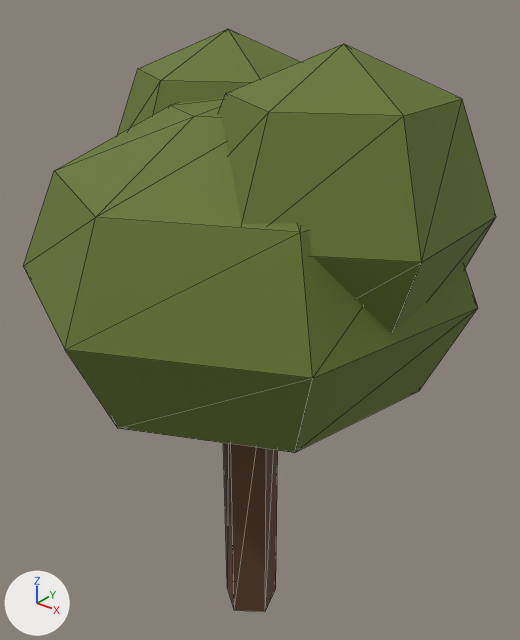
What one commit did to the glTF model land_tree_olive.glb.
Rendered twice from a 50 mm lens placed at (4.57, -5.52, 7.59), pointed at (-0.06, 0.27, 4.0). The lights are fixed; the arrows at lower left show +X, +Y and +Z. The older version comes first. Mesh edges are drawn as thin lines. Vertices at exactly the same position are counted once.

The older version as bpy lines, for what is in view:
```python
me_mesh_0 = bpy.data.meshes.new('Mesh_0')
me_mesh_0.from_pydata(...)  # 106 vertices, 164 faces; spans x -2.34..2.34, y -2.4..2.16, z 0.0..7.03
# faces by material slot: [15, 149]
me_mesh_0.materials.append(mat_land_trunk)  # brown #5c3d24
me_mesh_0.materials.append(mat_land_leaf_olive)  # dark green #667630
ob_mesh_0 = bpy.data.objects.new('Mesh_0', me_mesh_0)
ob_mesh_0.location = (0.0, 0.0, 0.0)
```
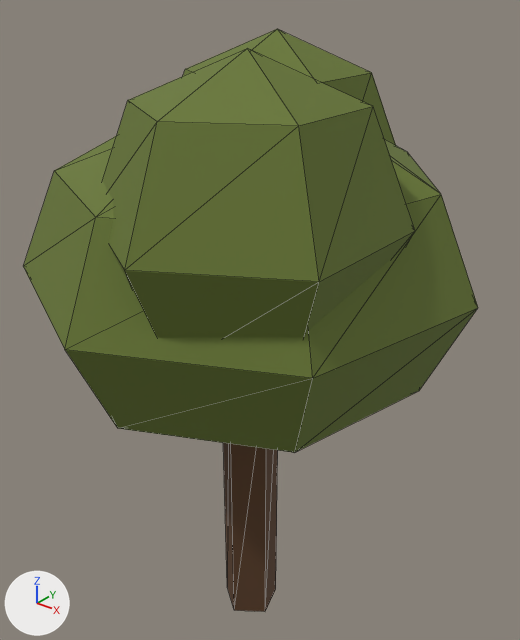
Changed parts and their boxes [x1, y1, x2, y2] in the pictures (520 x 640 px; the box of a moved part takes in the faces that stretch with it):
'Mesh_0', reshaped: before [23, 29, 496, 612]; after [23, 29, 478, 612]
part 1 of me_mesh_0, moved or reshaped: before [218, 44, 496, 334]; after [103, 48, 415, 338]
part 2 of me_mesh_0, moved or reshaped: before [117, 29, 299, 135]; after [183, 29, 396, 145]

The edits, one by one:
me_mesh_0 is used by ob_mesh_0; location (0.0, 0.0, 0.0).
me_mesh_0 had 106 vertices, 164 faces and spanned x -2.34..2.34, y -2.4..2.16, z 0.0..7.03.
me_mesh_0 now has 106 vertices, 164 faces and spans x -2.34..2.34, y -2.4..2.44, z 0.0..7.03.
me_mesh_0 part 1: the loose piece of 20 vertices spanning x -0.17..2.33, y -1.47..1.41, z 4.15..7.03 is moved by (-0.39, -0.8, 0.0).
me_mesh_0 part 2: the loose piece of 20 vertices spanning x -2.08..0.42, y -0.75..2.13, z 4.15..7.03 is moved by (0.42, 0.31, 0.0).
